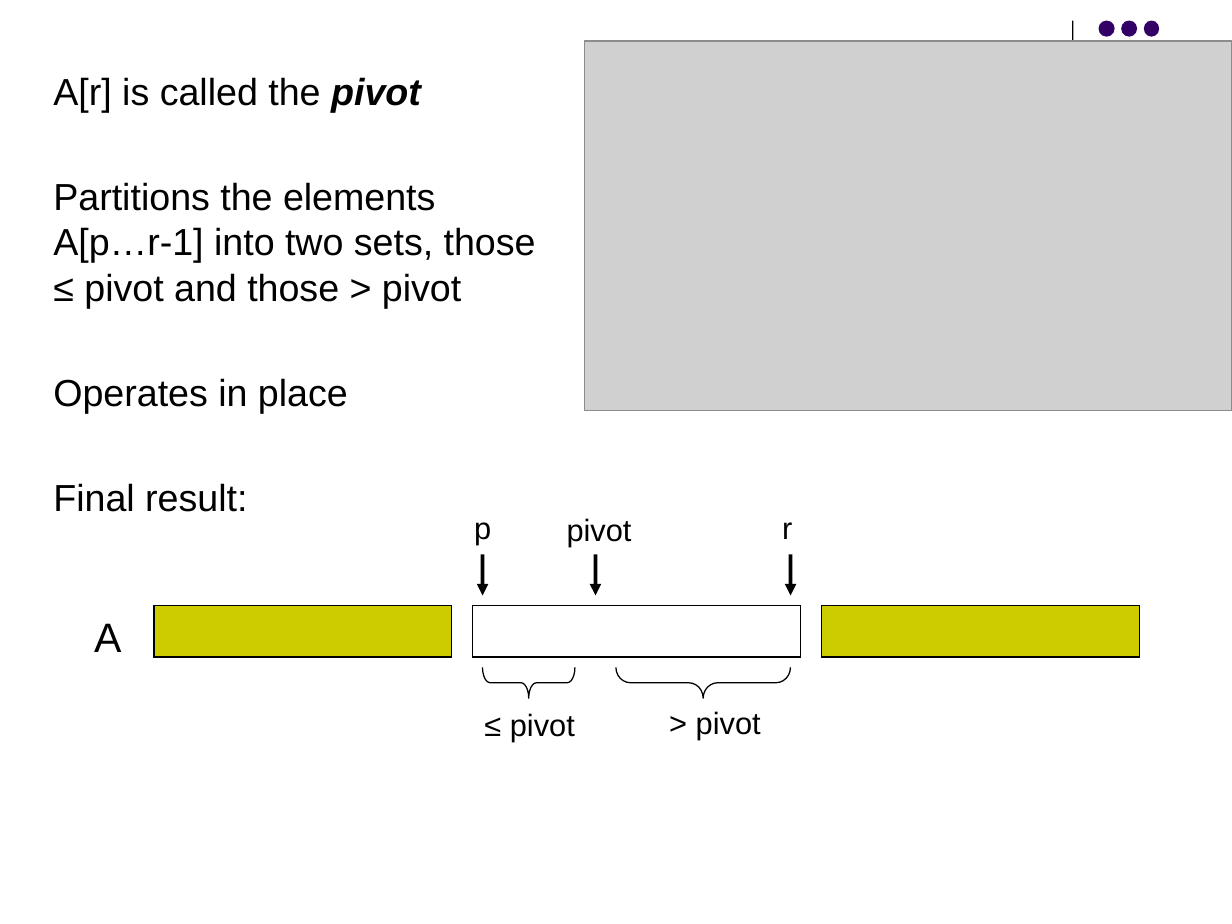
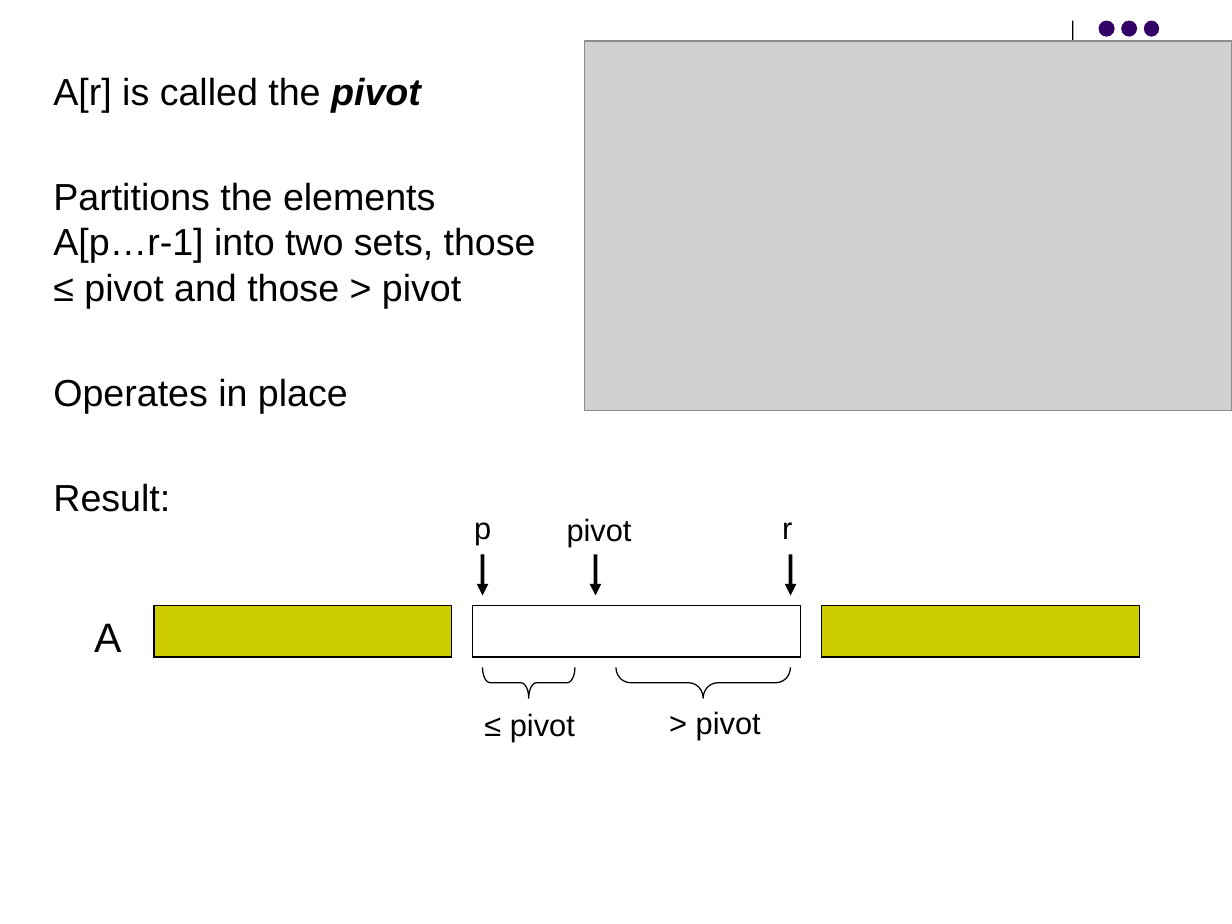
Before and after one commit to Collins-kariuk/Algorithms, a slide deck: slide 4 of Lectures/Lecture 05_Sorting Concluded.pptx. Drawn at 1232x924 pixels with LibreOffice and Linux fonts; fonts in the diff are those of the drawing; grey boxes stand for pictures. Boxes give left, top, right and bottom in pixels: in the first picture for what was removed or moved away, otherwise in the second. Text is boxed around its words. In the diff, an @@ line names an element or a change of style, - is before the commit and + after.

```diff
--- a/Lectures/Lecture 05_Sorting Concluded.pptx
+++ b/Lectures/Lecture 05_Sorting Concluded.pptx
@@ text at (53, 483, 170, 512): text changed @@
-Final result:
+Result:
```
Also in this commit, not shown: 5 other slides changed.
